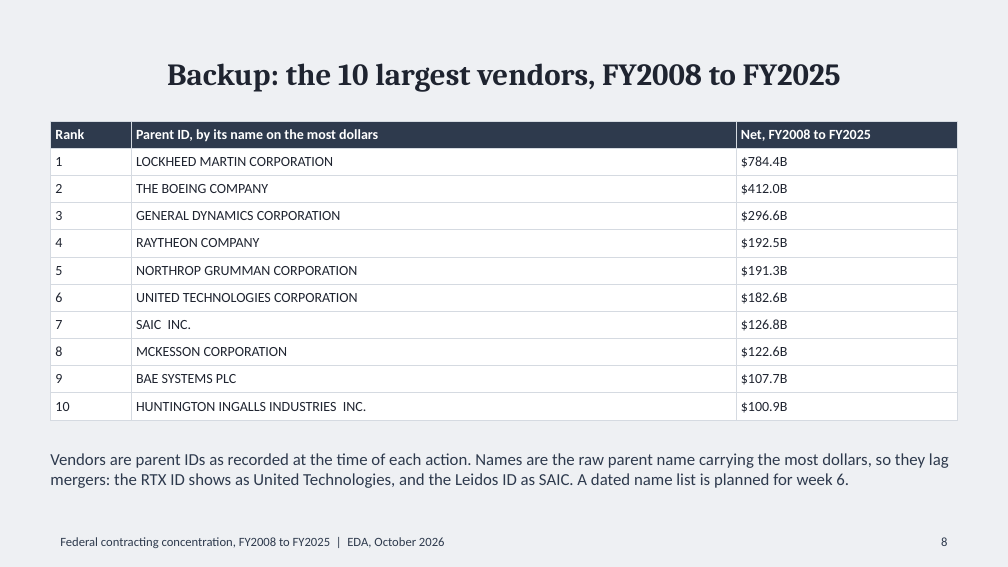
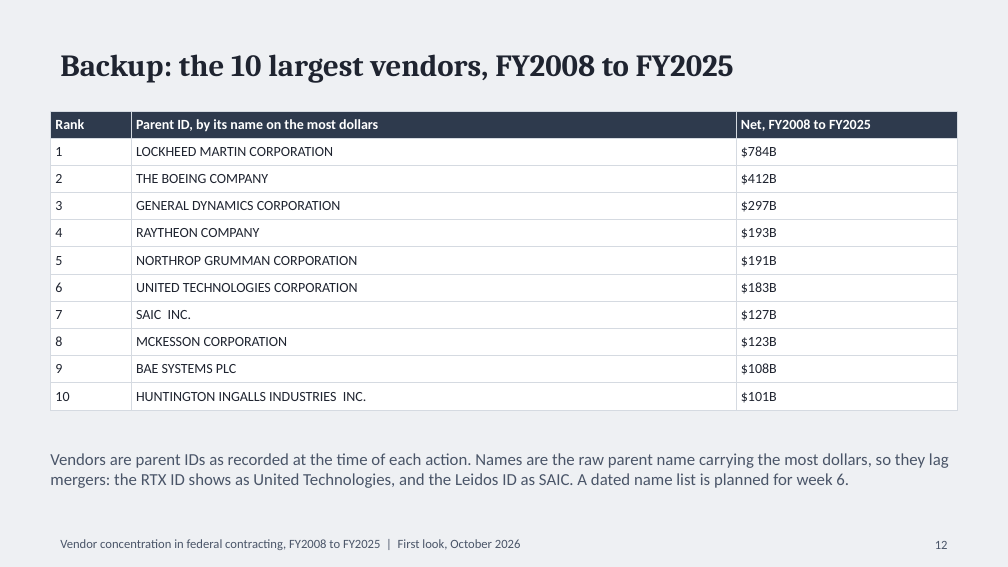
Before and after one commit to abh5227/federal-contracting-concentration, a slide deck: slide 12 of reports/eda/eda_presentation.pptx (slide 8 before the commit). Drawn at 1008x567 pixels with LibreOffice and Linux fonts; fonts in the diff are those of the drawing. Boxes give left, top, right and bottom in pixels: in the first picture for what was removed or moved away, otherwise in the second. Text is boxed around its words. In the diff, an @@ line names an element or a change of style, - is before the commit and + after.

Commit message:
Rebuild the deck as a story the class can follow
The first deck led with findings and assumed the method. It now runs from the
question to the data, the processing, the measure, the first findings and what
they mean, with one plain-language line on each main slide:

1. The question, with two small markets scoring HHI 2,000 and 6,500
2. The data, with one real row: the largest FY2025 action in DoD's fixed-wing
   aircraft segment, a $14.1 billion Navy action with Lockheed Martin
3. The four processing steps and the GAO match
4. The segment, HHI and the three bands
5. Finding 1: segments above 2,500 hold 50% of FY2025 dollars, against 43% in
   FY2008
6. Finding 2: products far more than services, with fixed-wing aircraft as
   the example
7. What we can trust, what to be careful about, and what comes next

Detailed tables move to five backup slides. Every number still comes from a
committed table: example_row.csv is new, written by src.eda.concentration.
The plan's presentation section describes the new outline.

```diff
--- a/reports/eda/eda_presentation.pptx
+++ b/reports/eda/eda_presentation.pptx
@@ title "Backup: the 10 largest vendors, ..." at (60, 54, 734, 83): alignment centre to left @@
@@ table at (50, 111, 958, 407) @@
-row 2, column 3: $784.4B
+row 2, column 3: $784B
-row 3, column 3: $412.0B
+row 3, column 3: $412B
-row 4, column 3: $296.6B
+row 4, column 3: $297B
-row 5, column 3: $192.5B
+row 5, column 3: $193B
-row 6, column 3: $191.3B
+row 6, column 3: $191B
-row 7, column 3: $182.6B
+row 7, column 3: $183B
-row 8, column 3: $126.8B
+row 8, column 3: $127B
-row 9, column 3: $122.6B
+row 9, column 3: $123B
-row 10, column 3: $107.7B
+row 10, column 3: $108B
-row 11, column 3: $100.9B
+row 11, column 3: $101B
@@ table: place and size @@
-table at (50, 121, 958, 417)
+table at (50, 111, 958, 407)
@@ text "Vendors are parent IDs as ..." at (50, 453, 949, 488): text colour #2E3A4D to #4A5568 @@
@@ text at (60, 539, 521, 550): text changed; text colour #2E3A4D to #4A5568 @@
-Federal contracting concentration, FY2008 to FY2025 | EDA, October 2026
+Vendor concentration in federal contracting, FY2008 to FY2025 | First look, October 2026
@@ page number removed at (941, 537, 947, 546) @@
-8
@@ page number added at (935, 541, 948, 549), 9 pt, text #4A5568 @@
+12
```
Also in this commit, not shown: 6 other slides changed, 6 slides added, 2 slides removed, 5 other files.
